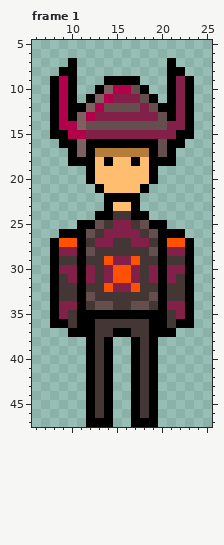
Two versions of one pixel-art file, VolcanicSoldier.aseprite. The picture above is the old version.
32x48 pixels, 2 frames. Shown: frame 1: x 6..25, y 5..47.
The result:
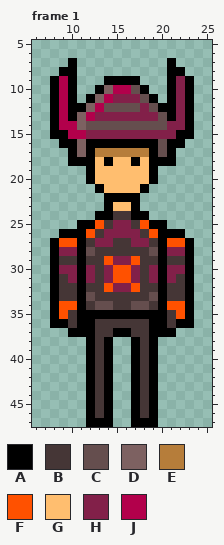
Palette (. is transparent): A #000000  B #453636  C #654e4e  D #7d6161  E #b67d3a  F #ff5100  G #ffbe6f  H #822049  J #b2004b
Change:
Frame 1:
y 25: x 13 C -> F; x 18 C -> F
y 26: x 12 C -> F; x 19 C -> F
y 34: x 9..10 HH -> FF; x 21..22 HH -> FF
y 35: x 9 H -> F; x 22 H -> F
Changed places in both pictures, as pixel boxes (x1, y1, x2, y2):
changed: (86, 220, 104, 238)
changed: (140, 220, 158, 238)
changed: (59, 301, 77, 319)
changed: (167, 301, 185, 319)
